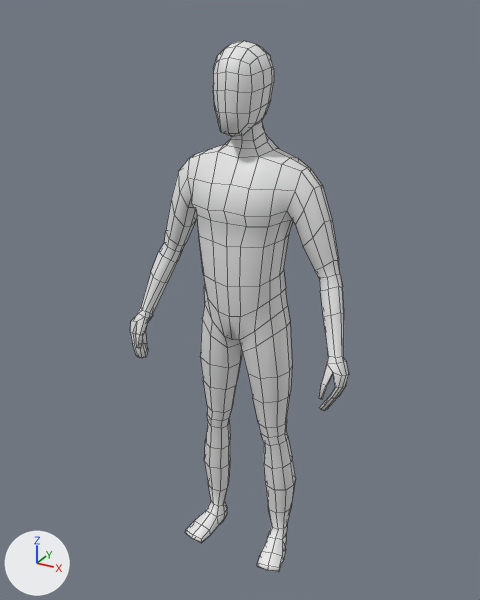
Renders of the FBX model my-first-game/Breackeys RPG/Assets/Characters/Player.fbx from each side of a commit.
One viewpoint serves both versions: a camera (50 mm lens) standing at (0.946, -1.744, 1.862) and looking at (-0.028, 0.028, 0.977). The axes (+X, +Y, +Z) are drawn at lower left. The lights are the same throughout. Mesh edges are drawn as thin lines.

The older version as bpy lines, for what is in view:
```python
me_cube_001 = bpy.data.meshes.new('Cube.001')
me_cube_001.from_pydata(...)  # 696 vertices, 694 faces; spans x -0.39..0.39, y -0.14..0.13, z 0.0..1.78
me_cube_001.materials.append(mat_material)  # white #e7e7e7
ob_cube = bpy.data.objects.new('Cube', me_cube_001)
ob_cube.location = (0.0, 0.0, -0.003)
```
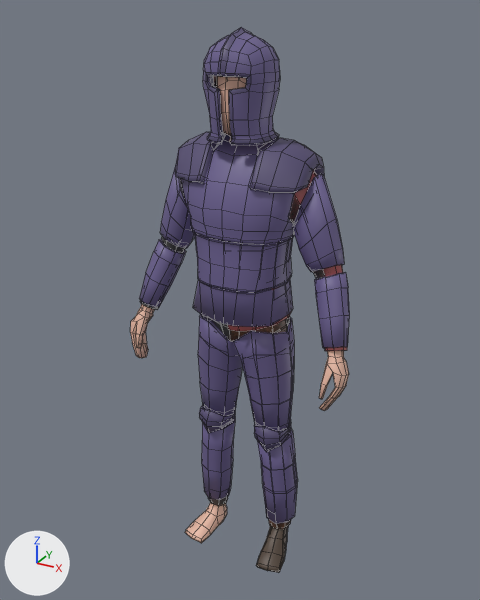
What changed in the scene script:
```text
Change me_cube_001:
    where me_cube_001.from_pydata(...)  # 696 vertices, 694 faces; spans x -0.39..0.39, y -0.14..0.13, z 0.0..1.78
    remove me_cube_001.materials.append(mat_material)  # white #e7e7e7
    add me_cube_001.materials.append(mat_skin)  # beige #e7b8a3
Add ob_platebody:
    ob_platebody = bpy.data.objects.new('Platebody', me_cube_005)  # 674 vertices, 610 faces; spans x -0.377..0.377, y -0.145..0.148, z -0.32..0.295; in mat_metal (blue #6b6090), mat_metal_dark (dark purple #564d73), mat_underclothes (black #414141), mat_black (black #1b1b1b)
    ob_platebody.location = (0.0, 0.01, 1.223)
Add ob_shirt:
    ob_shirt = bpy.data.objects.new('Shirt', me_cube_009)  # 134 vertices, 116 faces; spans x 0.0..0.376, y -0.121..0.129, z 0.906..1.511; in mat_shirt (brown #aa5456)
    ob_shirt.location = (0.0, 0.0, -0.003)
Add ob_helmet:
    ob_helmet = bpy.data.objects.new('Helmet', me_cube_012)  # 392 vertices, 390 faces; spans x -0.106..0.106, y -0.127..0.12, z -0.156..0.149; in mat_metal (blue #6b6090), mat_metal_dark (dark purple #564d73)
    ob_helmet.location = (0.0, -0.006, 1.665)
Add ob_platelegs:
    ob_platelegs = bpy.data.objects.new('Platelegs', me_cube_006)  # 472 vertices, 386 faces; spans x -0.195..0.195, y -0.119..0.097, z -0.506..0.396; in mat_metal (blue #6b6090), mat_metal_dark (dark purple #564d73), mat_underclothes (black #414141), mat_black (black #1b1b1b)
    ob_platelegs.location = (0.0, 0.018, 0.604)
Add ob_shoes:
    ob_shoes = bpy.data.objects.new('Shoes', me_cube_010)  # 49 vertices, 44 faces; spans x 0.097..0.204, y -0.116..0.079, z 0.002..0.091; in mat_shoe (brown #53453a)
    ob_shoes.location = (0.0, 0.0, -0.003)
Add ob_hair:
    ob_hair = bpy.data.objects.new('Hair', me_cube_011)  # 66 vertices, 56 faces; spans x -0.089..0.085, y -0.103..0.096, z 1.605..1.786; in mat_hair (black #2b261e)
    ob_hair.location = (0.0, 0.0, -0.003)
Add ob_pants:
    ob_pants = bpy.data.objects.new('Pants', me_cube_008)  # 118 vertices, 106 faces; spans x 0.0..0.192, y -0.101..0.115, z 0.101..1.002; in mat_pants (brown #8f6249)
    ob_pants.location = (0.0, 0.0, -0.003)
```

What differs and where, as boxes (x1, y1, x2, y2) in the pictures (480 x 600 px):
'Cube', recoloured (white to beige): (130, 41, 349, 572) in both
'Platebody', added (blue): after (139, 132, 350, 351)
    faces in mat_metal (blue #6b6090): (139, 134, 350, 348)
    faces in mat_metal_dark (dark blue #564d74): (175, 132, 324, 222)
    faces in mat_underclothes (black #414141): (140, 178, 337, 351)
'Platelegs', added (blue): after (198, 315, 298, 528)
    faces in mat_metal (blue #6b6090): (198, 315, 298, 524)
    faces in mat_metal_dark (dark blue #564d74): (199, 405, 292, 452)
    faces in mat_underclothes (black #414141): (201, 315, 291, 528)
'Helmet', added (blue): after (203, 27, 280, 146)
    faces in mat_metal (blue #6b6090): (203, 32, 280, 140)
    faces in mat_metal_dark (dark blue #564d74): (206, 27, 279, 146)
'Shoes', added: after (256, 526, 288, 573)
'Shirt', added (brown): after (228, 170, 347, 351)
'Pants', added: after (230, 321, 291, 529)
'Hair', added: after (214, 76, 231, 87)
